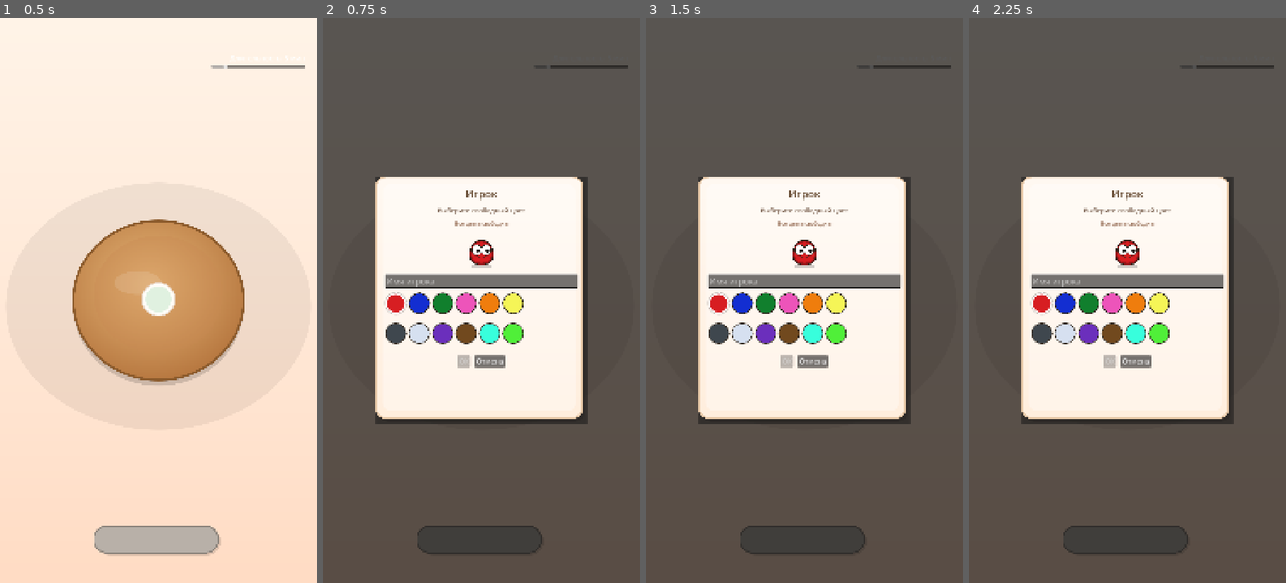
Above: before the commit, frames 1-4 (left to right).
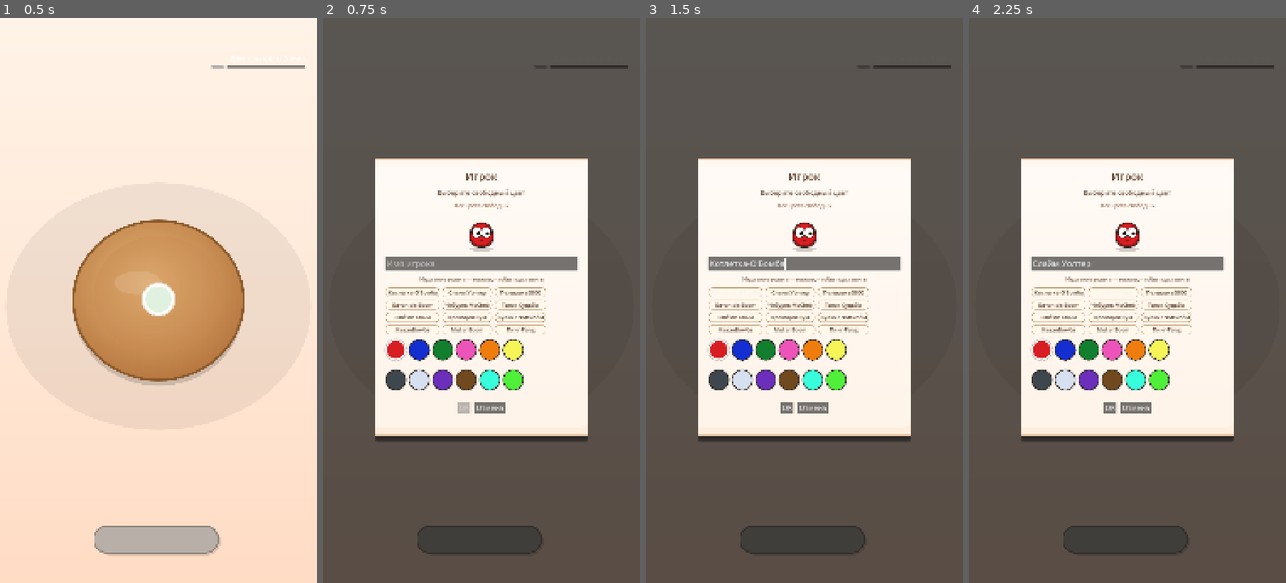
Above: after the commit, the same moments.

Repository: GGamezebo/GodBomb
Game: Godot game, scene res://main.tscn
The game is run twice, just before and just after one commit, with the same random seed, the same clock (stepped at 60 frames per second) and the same inputs.
Inputs (mouse positions are in pixels of both pictures, inside the frame that each line leads up to):
- Up to frame 1 (0.5 s): no input
- Up to frame 2 (0.75 s): click (481, 300) at 0.5 s
- Up to frame 3 (1.5 s): click (734, 294) at 1.25 s, where only the run after the commit has a clickable "Котлетка-O'Бомба"
- Up to frame 4 (2.25 s): click (1114, 294) at 2 s, where only the run after the commit has a clickable "Слайм Уолтер"

Frame 1 is identical in both runs. In frame 2, 16% of the frame differs, in the area x 16-84%, y 24-75%; in frame 3, 16%; in frame 4, 16%.

Commit message:
history names

Diff:
--- a/src/contexts/main_context/account/pdata_account.gd
+++ b/src/contexts/main_context/account/pdata_account.gd
@@ -3,11 +3,28 @@
 
 const SAVE_PATH := "user://account.tres"
 const CURRENT_VERSION := 1
+const RECENT_NAMES_MAX := 12
+
+const DEFAULT_FUNNY_NAMES: Array[String] = [
+	"Котлетка-O'Бомба",
+	"Слайм Уолтер",
+	"Пельмень 3000",
+	"Батон-de-Boom",
+	"Чебурек McCheb",
+	"Тапок Судьбы",
+	"Шлёмп Блым",
+	"Крокодил Бум",
+	"Булка с Фитилём",
+	"КвазиБомба",
+	"Mister Boom",
+	"Пинг-Pong",
+]
 
 @export var data: Dictionary = {
 	"version": CURRENT_VERSION,
 	"players": [],
 	"game_time_minutes": 5,
+	"recent_player_names": [],
 }
 
 
@@ -29,9 +46,45 @@
 	emit_changed()
 
 
+func get_recent_names() -> Array[String]:
+	ensure_recent_names_initialized()
+	return _to_string_array(data.get("recent_player_names", []))
+
+
+func remember_removed_player(player_name: String) -> void:
+	var trimmed := player_name.strip_edges()
+	if trimmed.is_empty():
+		return
+	ensure_recent_names_initialized()
+	var names := get_recent_names()
+	names.erase(trimmed)
+	names.insert(0, trimmed)
+	if names.size() > RECENT_NAMES_MAX:
+		names = names.slice(0, RECENT_NAMES_MAX)
+	data["recent_player_names"] = names
+	emit_changed()
+
+
+func ensure_recent_names_initialized() -> void:
+	var stored = data.get("recent_player_names", null)
+	if stored == null or (stored is Array and stored.is_empty()):
+		data["recent_player_names"] = DEFAULT_FUNNY_NAMES.duplicate()
+		emit_changed()
+
+
 func player_info_from_dict(entry: Dictionary) -> PlayerInfo:
 	return PlayerInfo.new(str(entry.get("name", "")), int(entry.get("preset_id", 0)))
 
 
 func dict_from_player_info(info: PlayerInfo) -> Dictionary:
 	return {"name": info.name, "preset_id": info.preset_id}
+
+
+func _to_string_array(source: Variant) -> Array[String]:
+	var result: Array[String] = []
+	if source is Array:
+		for item in source:
+			var text := str(item).strip_edges()
+			if not text.is_empty():
+				result.append(text)
+	return result
--- a/src/contexts/main_context/account/persisten_data_controller.gd
+++ b/src/contexts/main_context/account/persisten_data_controller.gd
@@ -34,9 +34,13 @@
 		var saved_res: PDataAccount = ResourceLoader.load(PDataAccount.SAVE_PATH)
 		if saved_res:
 			ResourceUtils.update_resource(account, saved_res)
+			if account:
+				account.ensure_recent_names_initialized()
 			return
 
 	if account_default:
 		ResourceUtils.update_resource(account, account_default)
 
+	if account:
+		account.ensure_recent_names_initialized()
 	save_account()
--- a/src/features/player_selection/edit_player_window.gd
+++ b/src/features/player_selection/edit_player_window.gd
@@ -9,6 +9,7 @@
 
 @export var account: PDataAccount
 @export var name_edit: LineEdit
+@export var name_history_grid: GridContainer
 @export var slime_preview: TextureRect
 @export var ok_button: Button
 @export var apply_button: Button
@@ -75,6 +76,7 @@
 	_refresh_all_swatches()
 	_sort_color_grid()
 	_update_occupied_summary()
+	_refresh_name_history()
 	_on_name_changed(player_name)
 
 
@@ -95,6 +97,47 @@
 
 func _on_name_submitted(_text: String) -> void:
 	_try_confirm()
+
+
+func _refresh_name_history() -> void:
+	if not name_history_grid:
+		return
+	for child in name_history_grid.get_children():
+		child.queue_free()
+	if not account:
+		return
+
+	var chip_style := StyleBoxFlat.new()
+	chip_style.bg_color = Color(1, 0.97, 0.92, 1)
+	chip_style.border_color = Color(0.78, 0.62, 0.46, 1)
+	chip_style.set_border_width_all(2)
+	chip_style.set_corner_radius_all(14)
+	chip_style.content_margin_left = 10
+	chip_style.content_margin_right = 10
+	chip_style.content_margin_top = 4
+	chip_style.content_margin_bottom = 4
+
+	for player_name in account.get_recent_names():
+		var btn := Button.new()
+		btn.text = player_name
+		btn.focus_mode = Control.FOCUS_NONE
+		btn.add_theme_font_size_override("font_size", 18)
+		btn.add_theme_color_override("font_color", Color(0.32, 0.22, 0.16, 1))
+		var btn_style := chip_style.duplicate()
+		btn.add_theme_stylebox_override("normal", btn_style)
+		btn.add_theme_stylebox_override("hover", btn_style.duplicate())
+		btn.add_theme_stylebox_override("pressed", btn_style.duplicate())
+		btn.pressed.connect(_on_history_name_pressed.bind(player_name))
+		name_history_grid.add_child(btn)
+
+
+func _on_history_name_pressed(player_name: String) -> void:
+	if not name_edit:
+		return
+	name_edit.text = player_name
+	name_edit.caret_column = player_name.length()
+	name_edit.grab_focus()
+	_on_name_changed(player_name)
 
 
 func _build_color_buttons() -> void:
--- a/src/features/player_selection/edit_player_window.tscn
+++ b/src/features/player_selection/edit_player_window.tscn
@@ -3,7 +3,7 @@
 [ext_resource type="Script" path="res://src/features/player_selection/edit_player_window.gd" id="1"]
 [ext_resource type="Texture2D" path="res://assets/party_kitchen/edit_panel.svg" id="2"]
 
-[node name="EditPlayerWindow" type="Control" node_paths=PackedStringArray("name_edit", "slime_preview", "ok_button", "apply_button", "cancel_button", "colors_grid", "occupied_label")]
+[node name="EditPlayerWindow" type="Control" node_paths=PackedStringArray("name_edit", "name_history_grid", "slime_preview", "ok_button", "apply_button", "cancel_button", "colors_grid", "occupied_label")]
 layout_mode = 3
 anchors_preset = 15
 anchor_right = 1.0
@@ -13,6 +13,7 @@
 mouse_filter = 0
 script = ExtResource("1")
 name_edit = NodePath("Panel/Margin/VBox/NameEdit")
+name_history_grid = NodePath("Panel/Margin/VBox/NameHistoryGrid")
 slime_preview = NodePath("Panel/Margin/VBox/PreviewRow/SlimePreview")
 ok_button = NodePath("Panel/Margin/VBox/Buttons/OkButton")
 apply_button = NodePath("Panel/Margin/VBox/Buttons/ApplyButton")
@@ -38,9 +39,9 @@
 anchor_right = 0.5
 anchor_bottom = 0.5
 offset_left = -360.0
-offset_top = -420.0
+offset_top = -480.0
 offset_right = 360.0
-offset_bottom = 420.0
+offset_bottom = 480.0
 
 [node name="Background" type="TextureRect" parent="Panel"]
 layout_mode = 2
@@ -96,6 +97,19 @@
 theme_override_font_sizes/font_size = 28
 placeholder_text = "Имя игрока"
 
+[node name="NameHistoryHint" type="Label" parent="Panel/Margin/VBox"]
+layout_mode = 2
+theme_override_font_sizes/font_size = 18
+theme_override_colors/font_color = Color(0.45, 0.35, 0.28, 1)
+text = "Недавние имена — нажми, чтобы подставить"
+horizontal_alignment = 1
+
+[node name="NameHistoryGrid" type="GridContainer" parent="Panel/Margin/VBox"]
+layout_mode = 2
+theme_override_constants/h_separation = 8
+theme_override_constants/v_separation = 8
+columns = 3
+
 [node name="ColorsGrid" type="GridContainer" parent="Panel/Margin/VBox"]
 layout_mode = 2
 theme_override_constants/h_separation = 8
--- a/src/features/player_selection/player_selection_widget.gd
+++ b/src/features/player_selection/player_selection_widget.gd
@@ -297,6 +297,7 @@
 	var info := account.player_info_from_dict(players[index])
 	players.remove_at(index)
 	account.set_players(players)
+	account.remember_removed_player(info.name)
 
 	icon.queue_free()
 	_chairs[index].queue_free()
